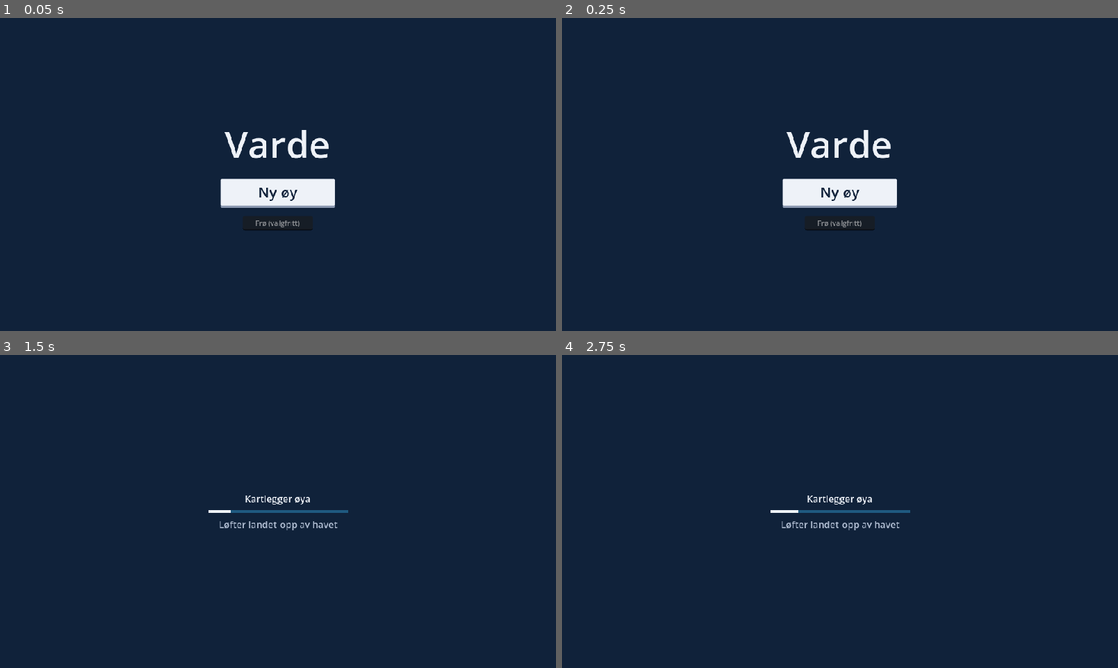
Above: before the commit, frames 1-4 (two rows, left to right).
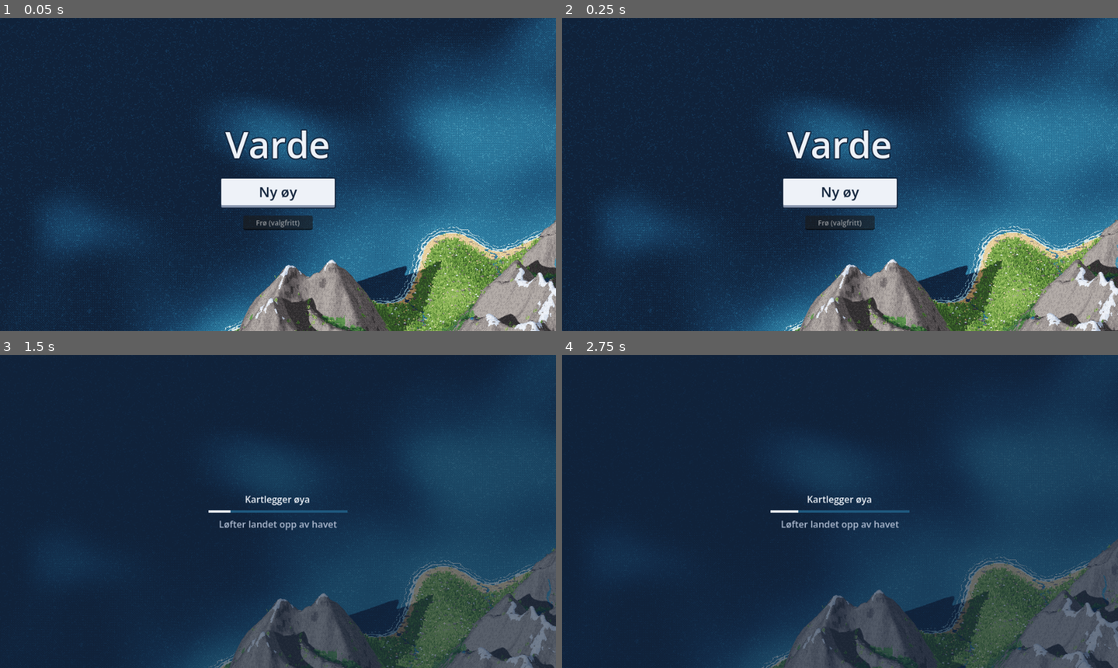
Above: after the commit, the same moments.

Repository: stommeras/varde
Game: Godot game, scene res://game/title_screen.tscn
Two runs of this game, one before a commit and one after it. Both use one fixed random seed, a clock stepped at 60 frames per second and the inputs below.
Inputs (mouse positions are in pixels of both pictures, inside the frame that each line leads up to):
- Up to frame 1 (0.05 s): no input
- Up to frame 2 (0.25 s): no input
- Up to frame 3 (1.5 s): click "Ny øy" at 0.5 s; drag from (278, 511) to (333, 442) at 1.27 s
- Up to frame 4 (2.75 s): drag from (728, 527) to (812, 574) at 2.02 s

The runs differ from the first frame. In frame 1, 46% of the frame differs, in the area x 0-100%, y 0-100%; in frame 2, 47%; in frame 3, 32%; in frame 4, 32%.

Commit message:
feat: prerendered title backdrop that pans at zoom 256
The title screen showed the "varde" island by generating it on a thread at
launch, which took several seconds and held about 40 MB for the whole game.
It now shows a still image, rendered ahead of time through the game camera at
zoom 256 by game/render_backdrop.gd, so the backdrop is there on the first
frame. The view starts at a random edge of the land, heads in toward the
middle, and turns back in a slow arc whenever it drifts out past the land.

Co-Authored-By: Claude Opus 5.5 <noreply@anthropic.com>

Diff:
--- a/game/backdrop.gd
+++ b/game/backdrop.gd
@@ -1,70 +1,57 @@
 class_name Backdrop
-extends Node3D
-## The island behind the title screen, seen through the game camera as it circles the summit. The
-## island generates on a background thread the first time, and later title screens reuse it.
+extends Sprite2D
+## The island behind the title screen, a still image that game/render_backdrop.gd rendered ahead of
+## time, so the title screen shows it from the first frame. The view starts at a random edge of the
+## island, pans in toward the middle, and turns back in a slow arc whenever it drifts out past the
+## land, so it never settles on open sea.
 
-## Sent once the island shows, on the main thread.
-signal shown
+const IMAGE: Texture2D = preload("res://game/backdrop.png")
+## Screen pixels the view moves per second. 10 is about 4 cells a second at the image's zoom of 256.
+## Raising it makes the drift livelier, lowering it calmer.
+const SPEED: float = 10.0
+## How fast the view turns back once it's past the land, as a share of the remaining turn per second.
+## Raising it makes tighter turns, lowering it wider arcs that show more sea.
+const TURN: float = 0.3
+## Screen pixels inside the image's edge where the turn begins, so the arc ends before the view runs
+## off the image. Lowering it reaches further out but risks showing the edge.
+const TURN_MARGIN: float = 200.0
+## Radians the first heading may miss the middle by, so each launch takes a different line.
+const AIM_SPREAD: float = 0.4
 
-## Text the seed comes from, as if typed into the seed field. Chosen by eye from frames of a few
-## candidates.
-const SEED_TEXT: String = "varde"
-## Cells of ground from the top to the bottom of the screen. Above the game's zoom, so the view takes
-## in the summit and the land around it.
-const ZOOM: float = 120.0
-## Cells from the summit to the circle the camera follows. Raising it shows more coast and less of the
-## mountain.
-const RADIUS: float = 50.0
-## Cells the camera moves per second. Raising it makes the drift livelier, lowering it calmer.
-const SPEED: float = 2.0
-
-# ponytail: holds the island and its meshes, about 40 MB, through every run. Rebuild them on return to
-# the title screen if memory gets tight, as on the web.
-static var _island: IslandData
-static var _meshes: Array[ArrayMesh]
-
-var _terrain := IslandTerrain.new()
-var _camera := GameCamera.new()
-var _loader := IslandLoader.new()
-var _summit := Vector3.ZERO
-## Radians around the circle, from east of the summit toward the south.
-var _angle: float = 0.0
+## The image pixel in the middle of the screen.
+var _center: Vector2
+## Radians, as Vector2.angle() gives them.
+var _heading: float
 
 
 func _ready() -> void:
-	add_child(_terrain)
-	_camera.zoom = ZOOM
-	add_child(_camera)
-	add_child(Sun.new())
-	if _island != null:
-		_show.call_deferred()
-		return
-	_loader.quiet = true
-	_loader.loaded.connect(_on_loaded)
-	add_child(_loader)
-	_loader.start(IslandLoader.seed_from(SEED_TEXT))
+	texture = IMAGE
+	centered = false
+	var steer: Rect2 = _inside().grow(-TURN_MARGIN)
+	var middle: Vector2 = steer.get_center()
+	# A point far out in a random direction, pulled back onto the edge of the turning box.
+	var far: Vector2 = middle + Vector2.from_angle(randf() * TAU) * steer.size.length()
+	_center = far.clamp(steer.position, steer.end)
+	_heading = (middle - _center).angle() + randf_range(-AIM_SPREAD, AIM_SPREAD)
+	_place()
 
 
 func _process(delta: float) -> void:
-	_angle += SPEED / RADIUS * delta
-	_camera.focus = _summit + Vector3(cos(_angle), 0.0, sin(_angle)) * RADIUS
-	_camera.place()
+	var steer: Rect2 = _inside().grow(-TURN_MARGIN)
+	if not steer.has_point(_center):
+		_heading = lerp_angle(_heading, (steer.get_center() - _center).angle(), minf(TURN * delta, 1.0))
+	_center += Vector2.from_angle(_heading) * SPEED * delta
+	_place()
 
 
-func _on_loaded(island: IslandData, meshes: Array[ArrayMesh], _msec: int) -> void:
-	_island = island
-	_meshes = meshes
-	_show()
+# Where the middle of the screen can go with the whole screen still on the image.
+func _inside() -> Rect2:
+	var screen: Vector2 = get_viewport_rect().size
+	return Rect2(screen / 2.0, IMAGE.get_size() - screen)
 
 
-func _show() -> void:
-	_terrain.show_island(_meshes, _island)
-	# The backdrop shows the whole island, with no fog.
-	_terrain.knowledge.mark_all(Knowledge.Level.SURVEYED, Knowledge.LONG_AGO)
-	var highest: int = 0
-	for i: int in _island.height.size():
-		if _island.height[i] > _island.height[highest]:
-			highest = i
-	# At sea level below the summit, as in the debug view, so the circle runs at one depth.
-	_summit = Vector3(highest % IslandData.SIZE + 0.5, 0.0, highest / IslandData.SIZE + 0.5)
-	shown.emit()
+func _place() -> void:
+	var inside: Rect2 = _inside()
+	_center = _center.clamp(inside.position, inside.end)
+	# Whole pixels, so the dither pattern doesn't shimmer.
+	position = (get_viewport_rect().size / 2.0 - _center).round()
--- /dev/null
+++ b/game/render_backdrop.gd
@@ -0,0 +1,97 @@
+extends SceneTree
+## Renders the title screen's backdrop into game/backdrop.png: the island from seed "varde" as the
+## game camera shows it at zoom 256, so the title screen loads without generating anything. The image
+## goes stale when the generator or the look changes, so run this again then. It needs a window,
+## since headless Godot draws nothing:
+##     godot -s game/render_backdrop.gd
+
+## Text the seed comes from, as if typed into the seed field. Chosen by eye from frames of a few
+## candidates.
+const SEED_TEXT: String = "varde"
+## Cells of ground from the top to the bottom of the screen. Far above the game's zoom, so the island
+## reads as a whole and the pan crosses it in a few minutes. Raising it shows more island, smaller.
+const ZOOM: float = 256.0
+const OUTPUT: String = "res://game/backdrop.png"
+## Frames to wait before reading the views, so the knowledge texture and the shadows are in place.
+const SETTLE_FRAMES: int = 10
+
+var _views: Array[SubViewport] = []
+var _cols: int = 0
+## The part of the grid of screens that the image keeps, in pixels.
+var _crop: Rect2i
+var _frames: int = 0
+
+
+func _initialize() -> void:
+	RenderingServer.set_default_clear_color(Ramps.RAMPS[Ramps.Terrain.WATER][0])
+	var island: IslandData = IslandGenerator.generate(IslandLoader.seed_from(SEED_TEXT))
+	var terrain := IslandTerrain.new()
+	root.add_child(terrain)
+	terrain.show_island(TerrainMesh.build(island), island)
+	terrain.knowledge.mark_all(Knowledge.Level.SURVEYED, Knowledge.LONG_AGO)
+	root.add_child(Sun.new())
+
+	# The land's bounding box in cells, islets too.
+	var low := Vector2i(IslandData.SIZE, IslandData.SIZE)
+	var high := Vector2i.ZERO
+	for i: int in island.height.size():
+		if island.height[i] > 0.0:
+			var cell := Vector2i(i % IslandData.SIZE, i / IslandData.SIZE)
+			low = low.min(cell)
+			high = high.max(cell)
+
+	# The image is a grid of screens, each from its own camera. All of them render in the same frame,
+	# so the moving foam and ripples meet at the seams. The middle of the corner screens sits on the
+	# box's corners, so the image reaches half a screen past the land on every side. The top reaches
+	# a summit's height further, since high ground shows that much north of its cell.
+	var screen: Vector2i = root.content_scale_size
+	var tilt: float = deg_to_rad(GameCamera.TILT_DEGREES)
+	var pixel: float = ZOOM * cos(tilt) / screen.y
+	# One screen is ZOOM cells of flat ground tall, and that across.
+	var step := Vector2(pixel * screen.x, ZOOM)
+	# Snapped to the camera's pixel grid, so every camera's own snap keeps the same offset and the
+	# screens join without a gap or an overlap. Ground along z shows cos(tilt) as long on screen.
+	var origin := Vector2(snappedf(low.x, pixel), snappedf(low.y - IslandTerrain.SUMMIT_HEIGHT, pixel / cos(tilt)))
+	_cols = ceili((high.x - origin.x) / step.x) + 1
+	var rows: int = ceili((high.y - origin.y) / step.y) + 1
+	# The screens reach up to a whole screen past the land, and past the grid's edge there is no sea,
+	# only the clear color with a hard edge against the shallows. The image keeps half a screen around
+	# the land, inside the grid.
+	var corner_low := Vector2(maxf(low.x - step.x / 2.0, 0.0), maxf(origin.y - step.y / 2.0, 0.0))
+	var corner_high := Vector2(minf(high.x + step.x / 2.0, IslandData.SIZE), minf(high.y + step.y / 2.0, IslandData.SIZE))
+	# Cells from the first screen's middle to pixels from the image's top left corner.
+	var to_pixels := func(cell: Vector2) -> Vector2i:
+		return Vector2i(((cell - origin) * Vector2(1.0, cos(tilt)) / pixel + Vector2(screen) / 2.0).round())
+	_crop = Rect2i(to_pixels.call(corner_low), Vector2i.ZERO).expand(to_pixels.call(corner_high))
+	for row: int in rows:
+		for col: int in _cols:
+			var view := SubViewport.new()
+			view.size = screen
+			view.render_target_update_mode = SubViewport.UPDATE_ALWAYS
+			var camera := GameCamera.new()
+			camera.zoom = ZOOM
+			camera.focus = Vector3(origin.x + col * step.x, 0.0, origin.y + row * step.y)
+			view.add_child(camera)
+			root.add_child(view)
+			_views.append(view)
+
+
+func _process(_delta: float) -> bool:
+	_frames += 1
+	# Placed here, since a camera added in _initialize has no window to read its pixel size from yet.
+	if _frames == 1:
+		for view: SubViewport in _views:
+			(view.get_child(0) as GameCamera).place()
+	if _frames < SETTLE_FRAMES:
+		return false
+	var screen: Vector2i = _views[0].size
+	var rows: int = _views.size() / _cols
+	var image := Image.create(_cols * screen.x, rows * screen.y, false, Image.FORMAT_RGB8)
+	for i: int in _views.size():
+		var shot: Image = _views[i].get_texture().get_image()
+		shot.convert(Image.FORMAT_RGB8)
+		image.blit_rect(shot, Rect2i(Vector2i.ZERO, screen), Vector2i(i % _cols, i / _cols) * screen)
+	image = image.get_region(_crop)
+	image.save_png(ProjectSettings.globalize_path(OUTPUT))
+	print("Saved %s, %d×%d" % [OUTPUT, image.get_width(), image.get_height()])
+	return true
--- a/game/title_screen.gd
+++ b/game/title_screen.gd
@@ -1,10 +1,10 @@
 extends Control
-## The title screen, and the game's main scene. The backdrop island circles behind the menu. "Ny øy"
+## The title screen, and the game's main scene. The backdrop island pans behind the menu. "Ny øy"
 ## generates an island from the seed in the seed field, or from a random seed when the field is empty,
 ## with the backdrop dimmed behind the loading bar, and then starts the run.
 
 const GAME: PackedScene = preload("res://game/game.tscn")
-## Seconds the backdrop takes to fade in, and to dim when a run starts.
+## Seconds the backdrop takes to dim when a run starts.
 const FADE_SECONDS: float = 1.0
 ## How much the sea color hides the backdrop while the run's island generates. Raising it dims more.
 const LOADING_DIM: float = 0.6
@@ -14,7 +14,7 @@
 const KEY_REST_SINK: int = 2
 
 var _backdrop := Backdrop.new()
-## The sea color over the backdrop. Opaque until the backdrop shows.
+## The sea color over the backdrop, clear until a run starts.
 var _veil := ColorRect.new()
 var _menu := CenterContainer.new()
 var _new_island := Button.new()
@@ -26,9 +26,9 @@
 func _ready() -> void:
 	RenderingServer.set_default_clear_color(Ramps.RAMPS[Ramps.Terrain.WATER][0])
 	set_anchors_preset(Control.PRESET_FULL_RECT)
-	_backdrop.shown.connect(_on_backdrop_shown)
 	add_child(_backdrop)
 	_veil.color = Ramps.RAMPS[Ramps.Terrain.WATER][0]
+	_veil.color.a = 0.0
 	_veil.set_anchors_preset(Control.PRESET_FULL_RECT)
 	_veil.mouse_filter = Control.MOUSE_FILTER_IGNORE
 	add_child(_veil)
@@ -107,12 +107,6 @@
 	_loader.start(IslandLoader.seed_from(_seed_field.text))
 
 
-# On first launch the player may start a run before the backdrop shows, and then it stays dimmed.
-func _on_backdrop_shown() -> void:
-	if _menu.visible:
-		_fade_veil(0.0)
-
-
 func _fade_veil(alpha: float) -> void:
 	if _fade != null:
 		_fade.kill()
Binary file added: game/backdrop.png
Not shown, added: game/backdrop.png.import
Not shown, added: game/render_backdrop.gd.uid
Not shown, changed: SPEC.md
